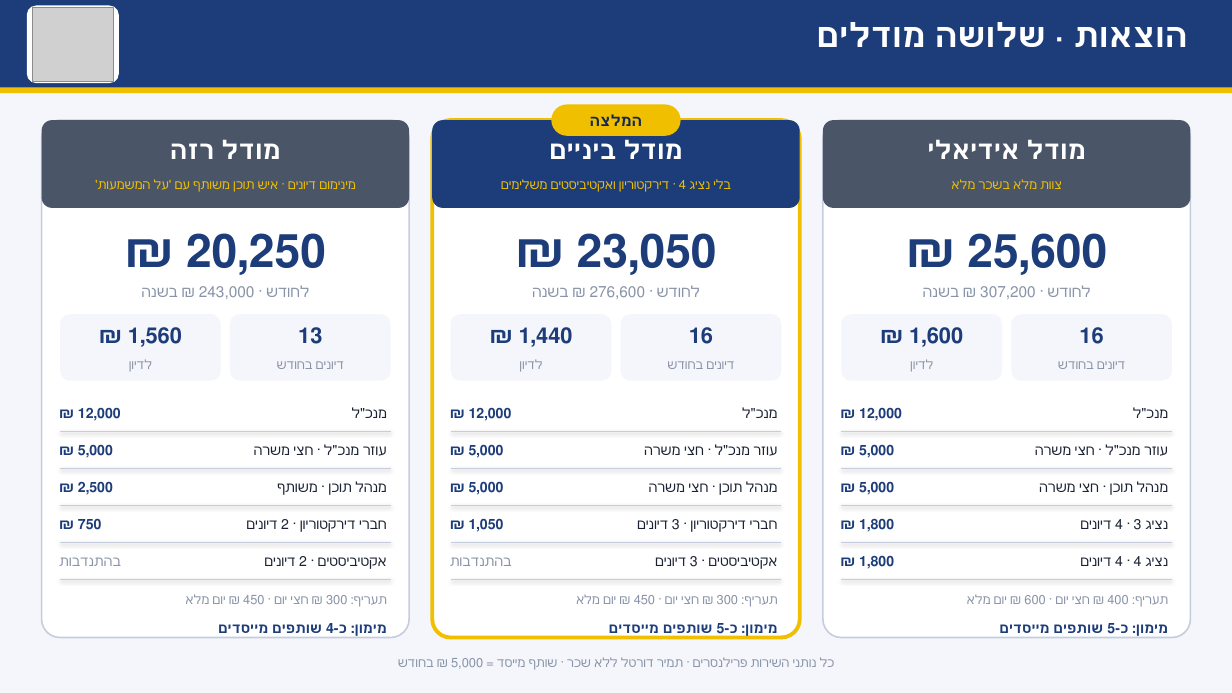
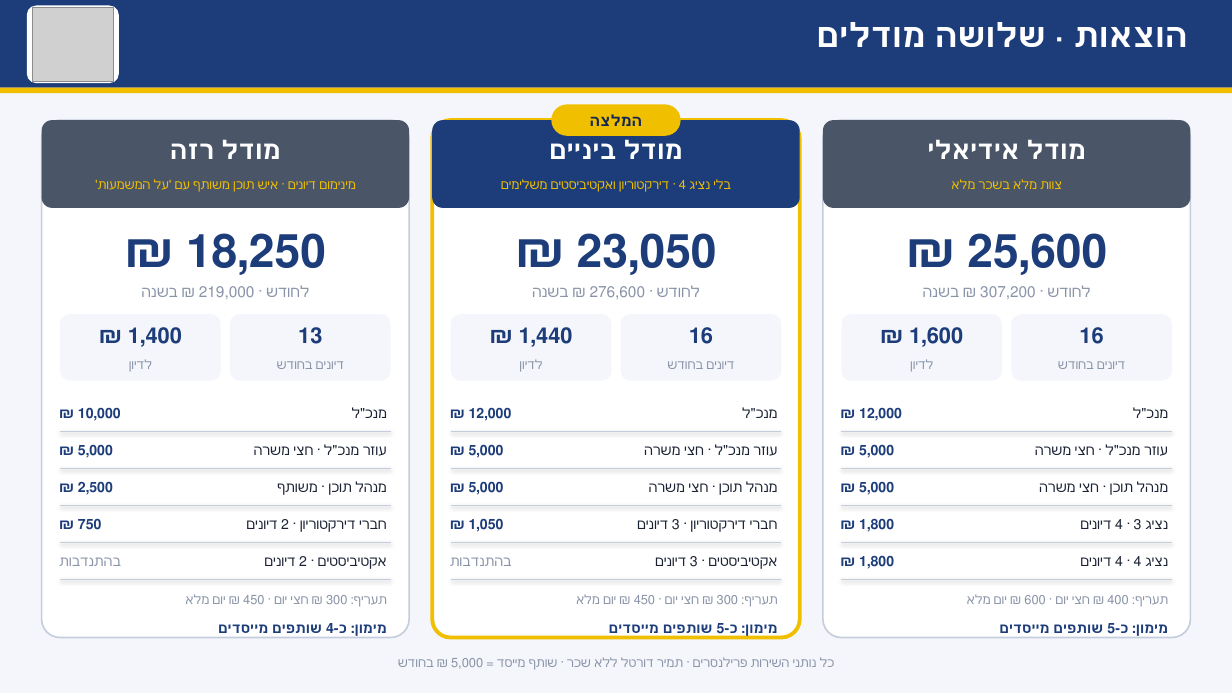
Before and after one commit to akurgana-ctrl/project-2, a slide deck: slide 10 of presentation/out/koach-hitarvut.pptx. Drawn at 1232x693 pixels with LibreOffice and Linux fonts; fonts in the diff are those of the drawing; grey boxes stand for pictures. Boxes give left, top, right and bottom in pixels: in the first picture for what was removed or moved away, otherwise in the second. Text is boxed around its words. In the diff, an @@ line names an element or a change of style, - is before the commit and + after.

```diff
--- a/presentation/out/koach-hitarvut.pptx
+++ b/presentation/out/koach-hitarvut.pptx
@@ text at bbox=[186, 233, 326, 275]: text changed @@
-20,250 ₪
+18,250 ₪
@@ text at bbox=[199, 285, 700, 299]: text changed @@
-לחודש · 243,000 ₪ בשנה
+לחודש · 219,000 ₪ בשנה
@@ text at bbox=[128, 327, 182, 347]: text changed @@
-1,560 ₪
+1,400 ₪
@@ text at bbox=[78, 407, 121, 421]: text changed @@
-12,000 ₪
+10,000 ₪
```
Also in this commit, not shown: 1 other file.
